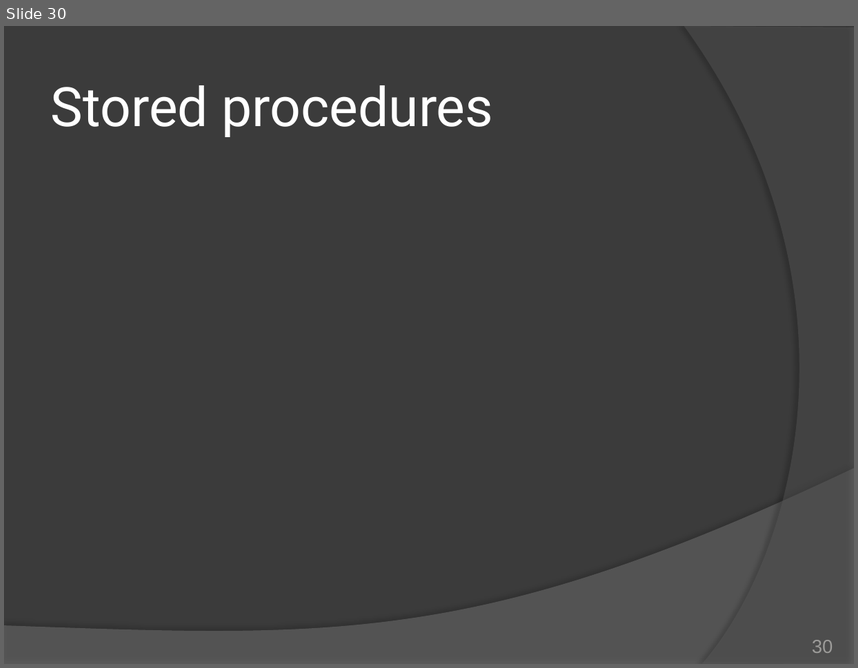
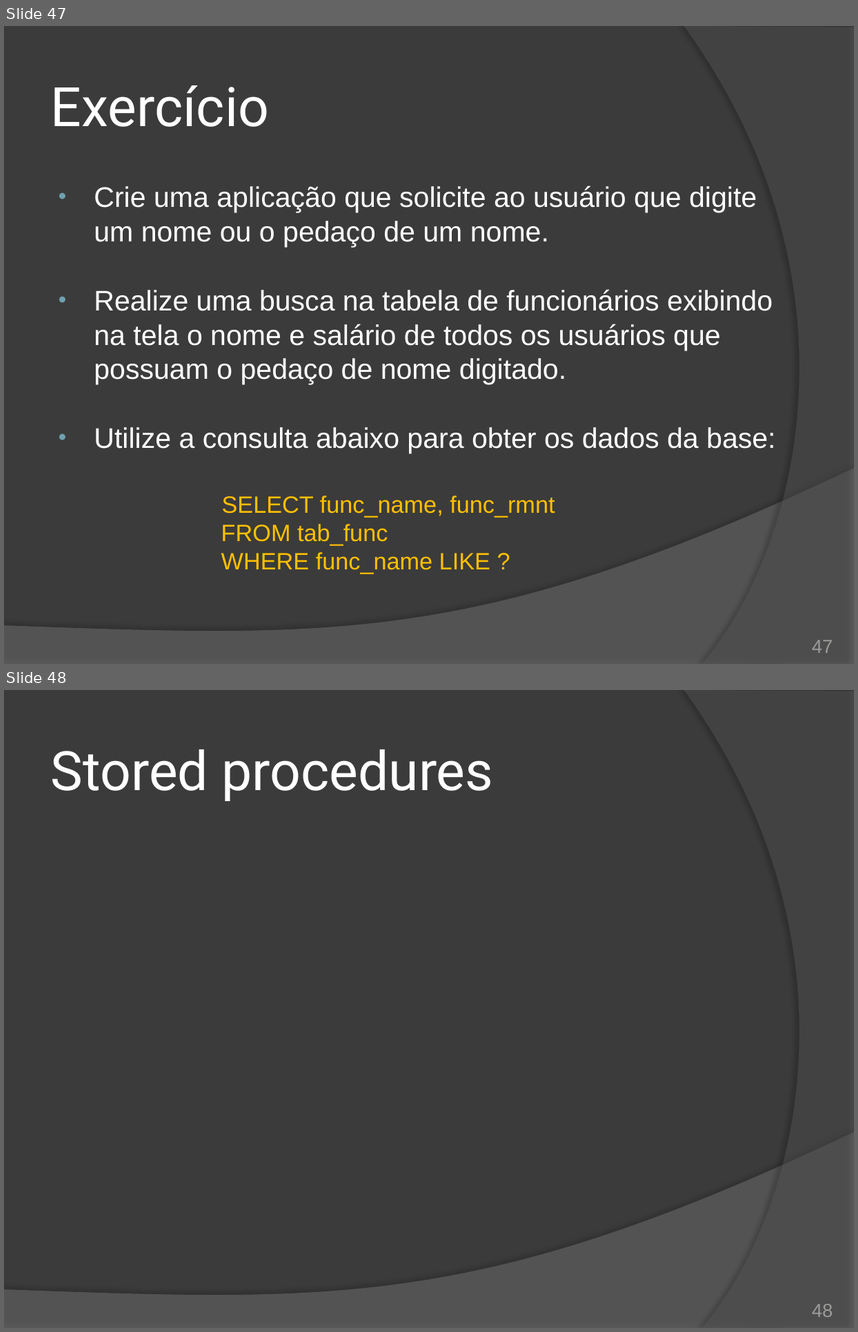
Before and after one commit to duchesqui/slzvieira-training, a slide deck: 2-Java-Programmer-Modulo-II/19.Capitulo11.pptx. Shown one above the other, each under a label of ours: slide 30 before the commit, slides 47 and 48 after it. The pictures are 858x668 and 858x1332 pixels, drawn with LibreOffice and Linux fonts; fonts in the diff are those of the drawing. Boxes give left, top, right and bottom in pixels: in the first picture for what was removed or moved away, otherwise in the second. Text is boxed around its words. In the diff, an @@ line names an element or a change of style, - is before the commit and + after.

Commit message:
JDBC: Transações e Consultas (ResultSet)

```diff
--- a/2-Java-Programmer-Modulo-II/19.Capitulo11.pptx
+++ b/2-Java-Programmer-Modulo-II/19.Capitulo11.pptx
@@ slide 47 added at <box>4,26,854,664</box>, background #3B3B3B; not listed: 2 template elements that a slide beside it also shows @@
@@ title added at <box>51,85,269,127</box>, 46 pt, text #FFFFFF @@
+Exercício
@@ text added at <box>94,185,775,574</box>, 24 pt, text #FFFFFF @@
+• Crie uma aplicação que solicite ao usuário que digite um nome ou o pedaço de um nome.
+• Realize uma busca na tabela de funcionários exibindo na tela o nome e salário de todos os usuários que possuam o pedaço de nome digitado.
+• Utilize a consulta abaixo para obter os dados da base:
+  SELECT func_name, func_rmnt
+  FROM tab_func
+  WHERE func_name LIKE ?
@@ page number added at <box>812,639,833,653</box>, 16 pt, text #9D9B9A @@
+47
@@ what was slide 30 is now slide 48 @@
@@ page number at <box>812,1303,833,1317</box>: text changed @@
-30
+48
```
Also in this commit, not shown: 12 slides changed, 19 other slides added, 2 slides removed, 2 other files.
